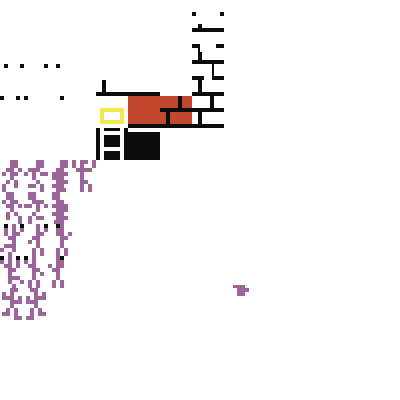
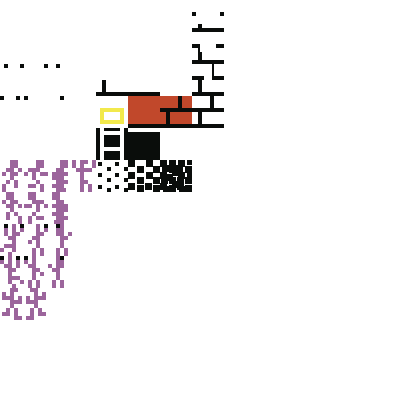
Before/after of a 400 × 400 layered artwork. What changed in the layer stack:
painted on "Visible" over <box>98,160,249,296</box>
